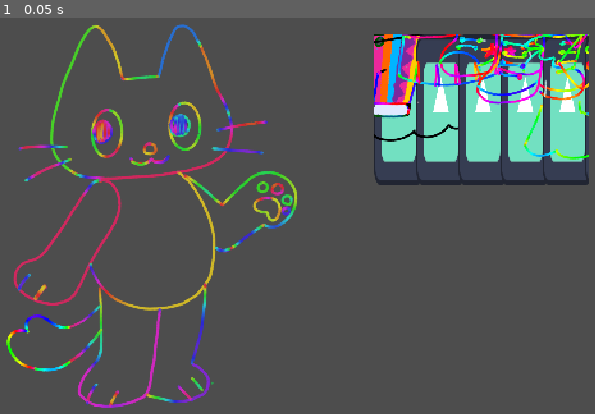
Above: before the commit, frame 1.
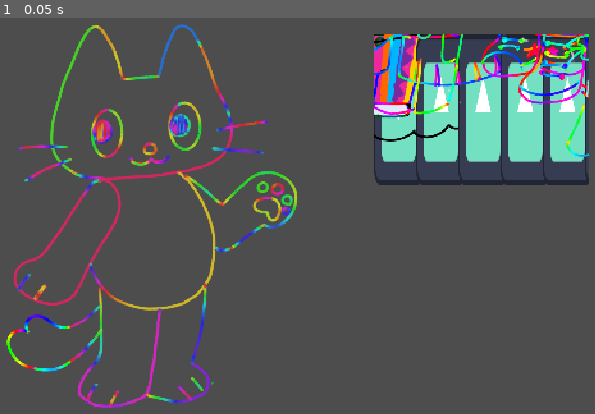
Above: after the commit, the same moment.

Repository: klon0a/girlsgame
Game: Godot game, scene res://main.tscn
The game is run twice, just before and just after one commit, with the same random seed, the same clock (stepped at 60 frames per second) and the same inputs. The engine's default icon, where the game draws it, is replaced by a stand-in: a white triangle on a blue panel in a dark square.
Inputs:
- Up to frame 1 (0.05 s): no input

The runs differ from the first frame. In frame 1, 2.8% of the frame differs, in the area x 62-99%, y 4-36%.

Commit message:
+four more assets in closet

Diff:
--- /dev/null
+++ b/Clothes Scenes/accessory_handbag.tscn
@@ -0,0 +1,12 @@
+[gd_scene load_steps=3 format=3 uid="uid://djgxxuuw8qqgu"]
+
+[ext_resource type="PackedScene" uid="uid://bumqcvnvt37wm" path="res://Clothes Scenes/Piece.tscn" id="1_qxald"]
+[ext_resource type="Texture2D" uid="uid://dvl45y7cbymg3" path="res://Assets + Clothes/assets/placeholder/kitty-handbag.png" id="2_skmvx"]
+
+[node name="Garment" instance=ExtResource("1_qxald")]
+
+[node name="Kitty-clogs" parent="." index="0"]
+texture = ExtResource("2_skmvx")
+
+[node name="Marker2D" parent="." index="1"]
+position = Vector2(417, -122)
--- /dev/null
+++ b/Clothes Scenes/accessory_necktie.tscn
@@ -0,0 +1,13 @@
+[gd_scene load_steps=3 format=3 uid="uid://naxdoxnrrdvc"]
+
+[ext_resource type="PackedScene" uid="uid://bumqcvnvt37wm" path="res://Clothes Scenes/Piece.tscn" id="1_hwplr"]
+[ext_resource type="Texture2D" uid="uid://bjfx52rt5qo8p" path="res://Assets + Clothes/assets/placeholder/kitty-neckbandana.png" id="2_35q4c"]
+
+[node name="Garment" instance=ExtResource("1_hwplr")]
+position = Vector2(479, 266)
+
+[node name="Kitty-clogs" parent="." index="0"]
+texture = ExtResource("2_35q4c")
+
+[node name="Marker2D" parent="." index="1"]
+position = Vector2(-8, -182)
--- /dev/null
+++ b/Clothes Scenes/bottom_pants.tscn
@@ -0,0 +1,12 @@
+[gd_scene load_steps=3 format=3 uid="uid://b13brkulrr03"]
+
+[ext_resource type="PackedScene" uid="uid://bumqcvnvt37wm" path="res://Clothes Scenes/Piece.tscn" id="1_dccxh"]
+[ext_resource type="Texture2D" uid="uid://cvimuroc4wnaj" path="res://Assets + Clothes/assets/placeholder/kitty-pants.png" id="2_6qqp4"]
+
+[node name="Garment" instance=ExtResource("1_dccxh")]
+
+[node name="Kitty-clogs" parent="." index="0"]
+texture = ExtResource("2_6qqp4")
+
+[node name="Marker2D" parent="." index="1"]
+position = Vector2(494, 277)
--- /dev/null
+++ b/Clothes Scenes/tops_poofybuttonup.tscn
@@ -0,0 +1,12 @@
+[gd_scene load_steps=3 format=3 uid="uid://dxekhdpmycd3x"]
+
+[ext_resource type="PackedScene" uid="uid://bumqcvnvt37wm" path="res://Clothes Scenes/Piece.tscn" id="1_ubk35"]
+[ext_resource type="Texture2D" uid="uid://pfg5xdaanyq0" path="res://Assets + Clothes/assets/placeholder/kitty-poofbuttonup.png" id="2_4lga0"]
+
+[node name="Garment" instance=ExtResource("1_ubk35")]
+
+[node name="Kitty-clogs" parent="." index="0"]
+texture = ExtResource("2_4lga0")
+
+[node name="Marker2D" parent="." index="1"]
+position = Vector2(450, 51)
--- a/main.tscn
+++ b/main.tscn
@@ -1,19 +1,23 @@
-[gd_scene load_steps=17 format=3 uid="uid://dl6klrmnq36k7"]
+[gd_scene load_steps=21 format=3 uid="uid://dl6klrmnq36k7"]
 
 [ext_resource type="Texture2D" uid="uid://725v5mub0h7y" path="res://UI + Sprites/ui-mockup.png" id="1_ig7tw"]
 [ext_resource type="Script" uid="uid://codila2y246ek" path="res://kitty.gd" id="2_0xm2m"]
 [ext_resource type="Script" uid="uid://c2l851gwr26t8" path="res://closet_scroll.gd" id="2_h2yge"]
-[ext_resource type="Script" uid="uid://ddpc3guh275hc" path="res://coat_hanger.gd" id="3_7mycd"]
+[ext_resource type="Script" path="res://coat_hanger.gd" id="3_7mycd"]
 [ext_resource type="PackedScene" uid="uid://dgicmg7dxudql" path="res://Clothes Scenes/bottom_keypants.tscn" id="3_vivmo"]
 [ext_resource type="PackedScene" uid="uid://de780hne3m2i" path="res://Clothes Scenes/bottom_longskirt.tscn" id="4_2cqfq"]
 [ext_resource type="Shader" uid="uid://da1p57i6u6pl5" path="res://recolor.gdshader" id="4_lquwl"]
 [ext_resource type="Texture2D" uid="uid://56eis13n6i4a" path="res://icon.svg" id="5_7mycd"]
 [ext_resource type="PackedScene" uid="uid://bk0x6pgx0glx3" path="res://Clothes Scenes/bottom_miniskirt.tscn" id="5_yaehf"]
+[ext_resource type="PackedScene" uid="uid://b13brkulrr03" path="res://Clothes Scenes/bottom_pants.tscn" id="6_074og"]
 [ext_resource type="Texture2D" uid="uid://dwrrufw2dercl" path="res://Assets + Clothes/assets/placeholder/fullbody-kitty-rainbow.png" id="7_272bh"]
 [ext_resource type="PackedScene" uid="uid://cuqvx7qto160y" path="res://Clothes Scenes/shoe_boots.tscn" id="7_cegan"]
 [ext_resource type="PackedScene" uid="uid://cy5y14wa8uqak" path="res://Clothes Scenes/shoe_clogs.tscn" id="8_82xsv"]
 [ext_resource type="PackedScene" uid="uid://chsaoye1hyasr" path="res://Clothes Scenes/top_blouse.tscn" id="9_getpj"]
 [ext_resource type="PackedScene" uid="uid://pbfuehivb0cb" path="res://Clothes Scenes/top_shirt.tscn" id="10_ryguw"]
+[ext_resource type="PackedScene" uid="uid://naxdoxnrrdvc" path="res://Clothes Scenes/accessory_necktie.tscn" id="11_cegan"]
+[ext_resource type="PackedScene" uid="uid://djgxxuuw8qqgu" path="res://Clothes Scenes/accessory_handbag.tscn" id="12_82xsv"]
+[ext_resource type="PackedScene" uid="uid://dxekhdpmycd3x" path="res://Clothes Scenes/tops_poofybuttonup.tscn" id="13_getpj"]
 
 [sub_resource type="ShaderMaterial" id="ShaderMaterial_5vw27"]
 shader = ExtResource("4_lquwl")
@@ -62,7 +66,7 @@
 vertical_scroll_mode = 0
 script = ExtResource("2_h2yge")
 original_coathanger = NodePath("HBoxContainer/CoatHanger")
-clothes_list = Array[PackedScene]([ExtResource("3_vivmo"), ExtResource("4_2cqfq"), ExtResource("5_yaehf"), ExtResource("7_cegan"), ExtResource("8_82xsv"), ExtResource("9_getpj"), ExtResource("10_ryguw")])
+clothes_list = Array[PackedScene]([ExtResource("3_vivmo"), ExtResource("4_2cqfq"), ExtResource("5_yaehf"), ExtResource("6_074og"), ExtResource("7_cegan"), ExtResource("8_82xsv"), ExtResource("9_getpj"), ExtResource("10_ryguw"), ExtResource("11_cegan"), ExtResource("12_82xsv"), ExtResource("13_getpj")])
 
 [node name="HBoxContainer" type="HBoxContainer" parent="UI Closet/ClosetInside/ClosetScroll"]
 layout_mode = 2
